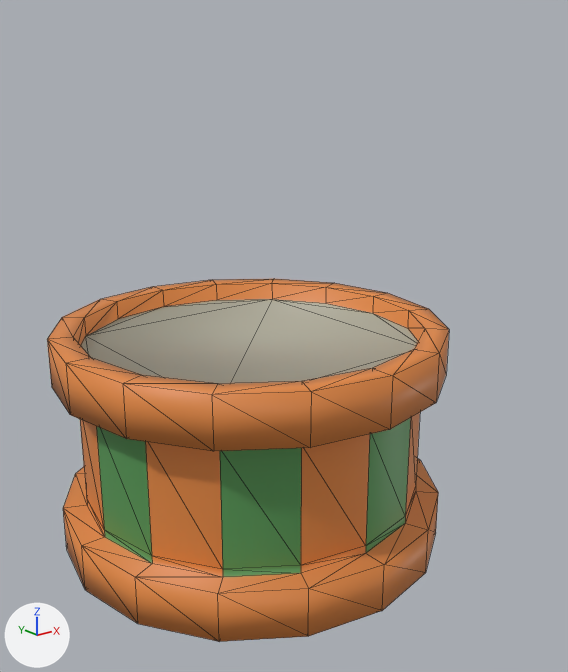
The glTF model Resources/AbacabaLevel_Assets/Models/Zabumba.glb: old version first, new version second.
Both versions are drawn from a 50 mm lens placed at (-1.203, -1.648, 0.903), pointed at (0.101, -0.019, 0.251). The lights are fixed; the arrows at lower left show +X, +Y and +Z. Mesh edges are drawn as thin lines. Vertices at the same position are counted once.

Objects in the first picture: 'Zabumba'.
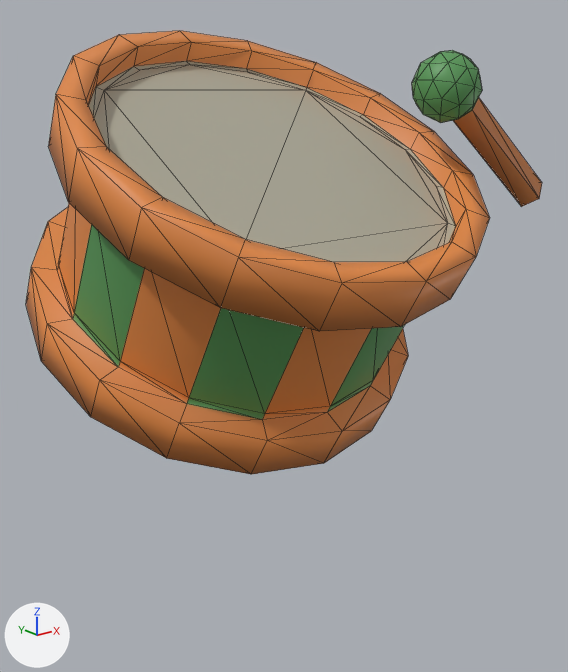
Pixel boxes [x1, y1, x2, y2] of what changed, in the pictures (568 x 672 px):
'Zabumba', reshaped, moved, turned
    before: [47, 279, 449, 642]
    after: [26, 31, 542, 474]
part 1 of me_cylinder_003, added
    after: [412, 50, 542, 207]
part 2 of me_cylinder_003, built on
    before: [81, 299, 418, 384]
    after: [89, 61, 456, 262]

What changed in the scene script:
```text
Change me_cylinder_003:
    used by ob_zabumba; location = (0.0, 0.0, 0.0)
    remove me_cylinder_003.from_pydata(...)  # 176 vertices, 348 faces; spans x -0.526..0.526, y -0.526..0.526, z -0.303..0.303
    add me_cylinder_003.from_pydata(...)  # 239 vertices, 470 faces; spans x -0.526..0.806, y -0.526..0.526, z -0.303..0.563
    me_cylinder_003 part 1: a new loose piece of 47 vertices spanning x 0.316..0.806, y -0.255..0.019, z 0.191..0.563
    me_cylinder_003 part 2
    14 faces are deleted
    16 vertices are added at x -0.442..0.442, y -0.442..0.442, z 0.249
    46 new faces join them, mat_zabumbamaterial_001 (grey #afac9a)
Change ob_zabumba:
    ob_zabumba.location: (0.0, 0.0, 0.0) -> (0.0, 0.0, 0.53)
    ob_zabumba.rotation_euler: (0.0, 0.0, 0.0) -> (0.521, 0.0, 0.0)  # degrees (0, 0, 0) -> degrees (30, 0, 0)
```
